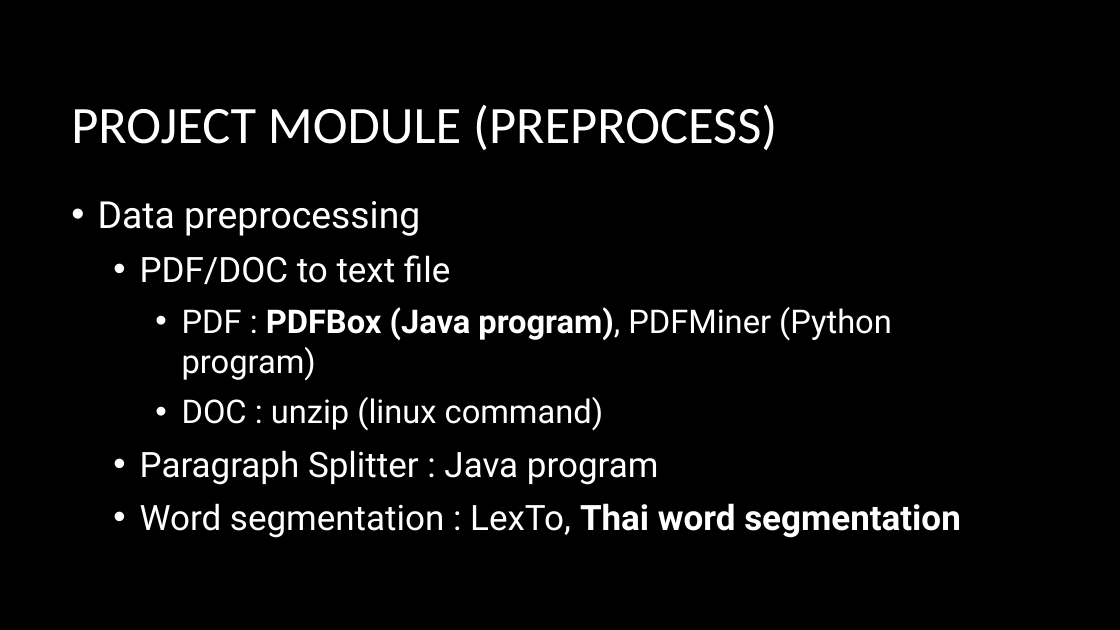
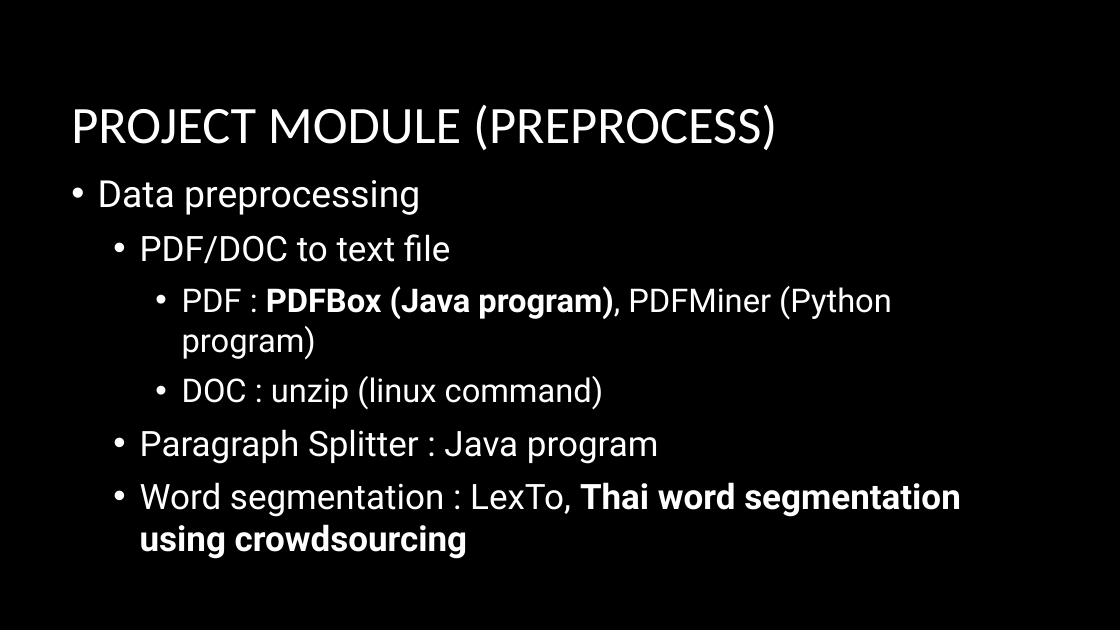
Before and after one commit to Nagisachan/project_y4, a slide deck: slide 18 of Document/Project Report Term 1/term1presentation-draft2.pptx. Drawn at 1120x630 pixels with LibreOffice and Linux fonts; fonts in the diff are those of the drawing; background and template pictures are left out. Boxes give left, top, right and bottom in pixels: in the first picture for what was removed or moved away, otherwise in the second. Text is boxed around its words. In the diff, an @@ line names an element or a change of style, - is before the commit and + after.

```diff
--- a/Document/Project Report Term 1/term1presentation-draft2.pptx
+++ b/Document/Project Report Term 1/term1presentation-draft2.pptx
@@ text at (140, 482, 961, 517): text changed; bold on @@
-  • Word segmentation : LexTo, Thai word segmentation
+  • Word segmentation : LexTo, Thai word segmentation using crowdsourcing
```
Also in this commit, not shown: 4 other slides changed, 2 slides added, 1 slide removed, 25 other files.
